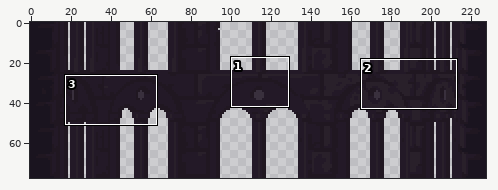
Sprite sheet, stored at GMTK-2024/sprites/towerMiddle/c77abef3-897e-4fba-879c-6830918ba0dd.png. Above, an overview of the earlier version with the close-up marked.
Close-up. Before the edit:
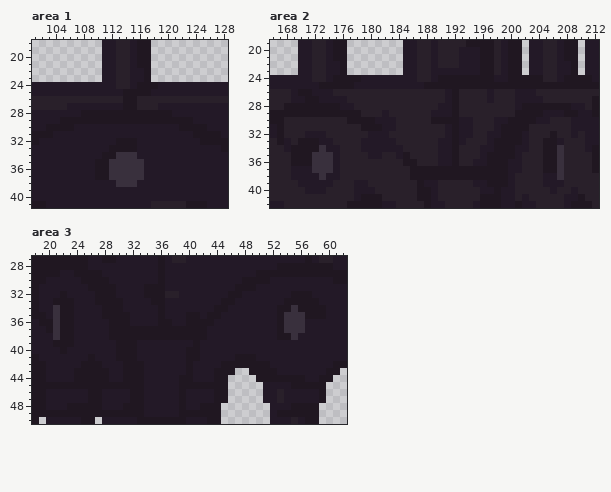
The file is 228x78 pixels. Colours within 5 levels of each other are drawn and written as one. Shown: area 1: x 101..128, y 18..41; area 2: x 166..212, y 19..42; area 3: x 18..62, y 27..50.
The same view after the edit:
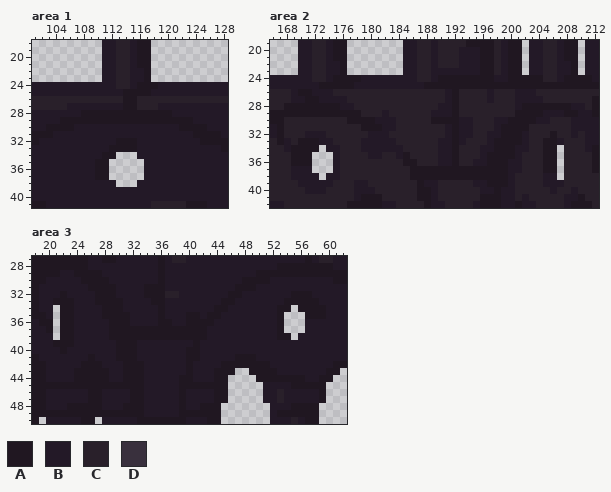
Palette (. is transparent): A #201721  B #231927  C #29202a  D #39303d
The edit:
Changed rows in their new state; - is an unchanged pixel.
Area 1:
first column x 112:
34 -...-
35 .....
36 .....
37 .....
38 -...-
Area 2:
first column x 172:
34 -.---------------------------------.
35 ...--------------------------------.
36 ...--------------------------------.
37 ...--------------------------------.
38 -.---------------------------------.
Area 3:
first column x 21:
34 .---------------------------------.-
35 .--------------------------------...
36 .--------------------------------...
37 .--------------------------------...
38 .---------------------------------.-
Where, in picture pixels (left, top, right, bottom), the same in both close-ups:
erased: (109, 152, 144, 187)
erased: (312, 145, 333, 180)
erased: (557, 145, 564, 180)
erased: (53, 305, 60, 340)
erased: (284, 305, 305, 340)
